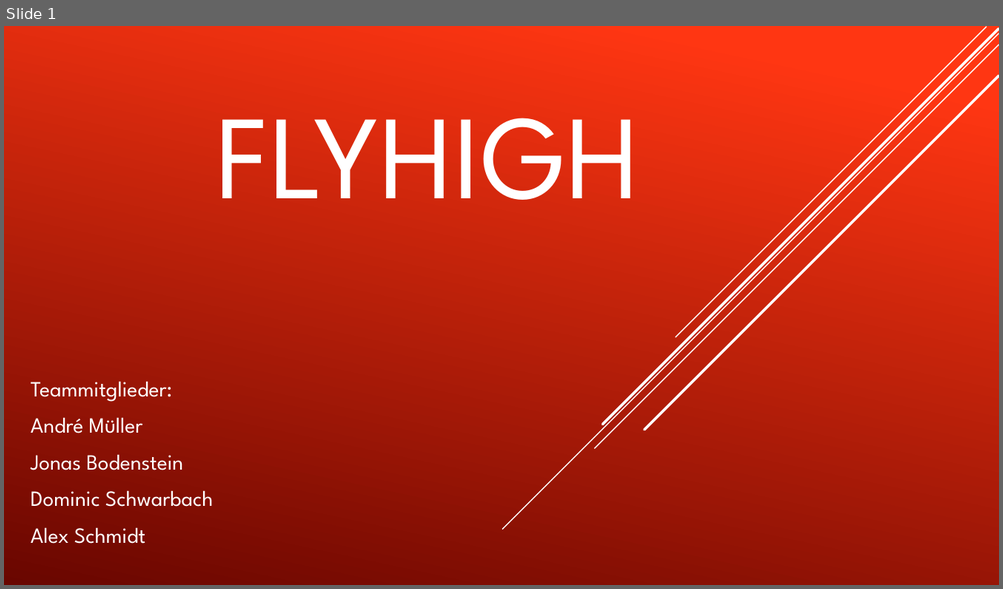
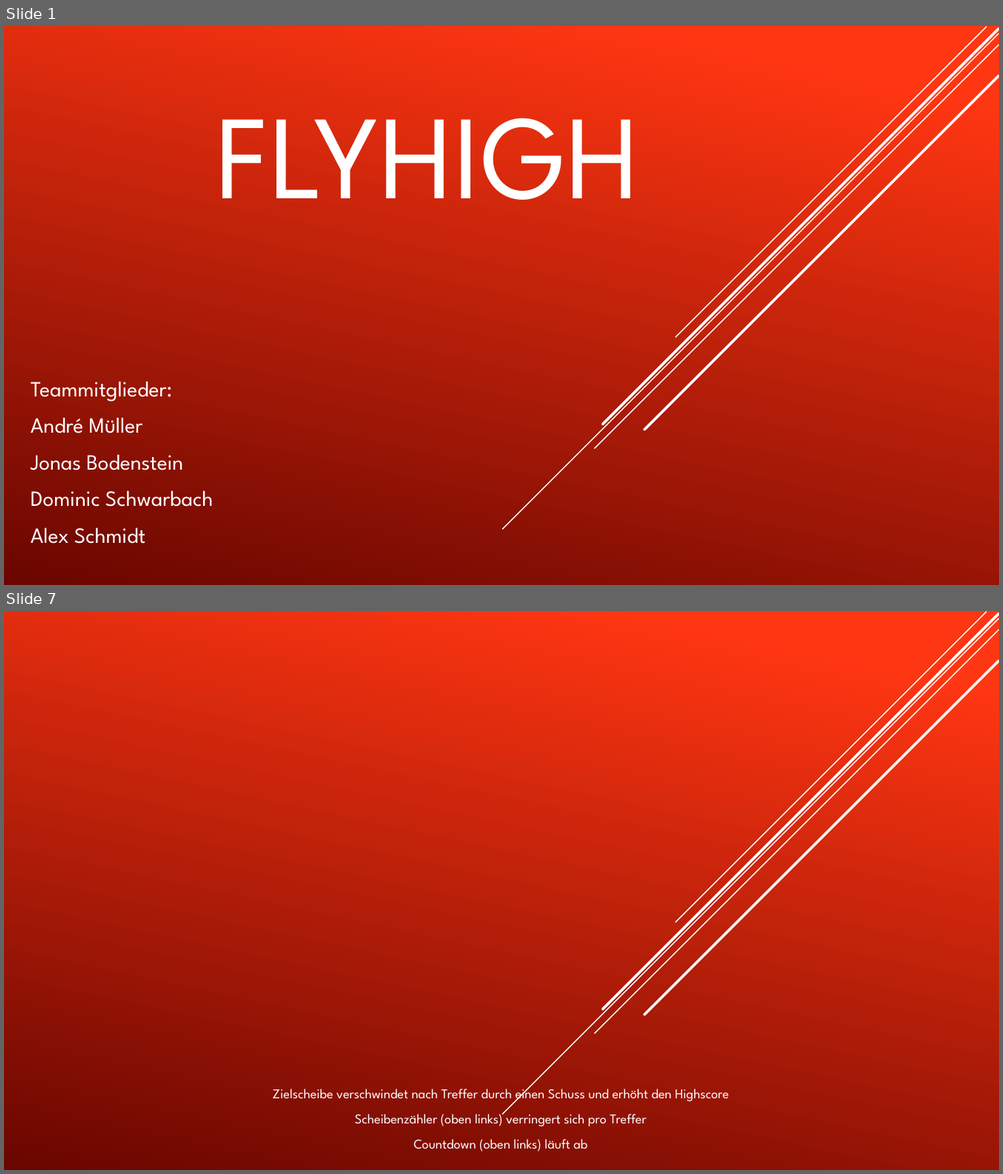
Before and after one commit to BodensteinJonas/GDV-Projekt, a slide deck: Präsi/FlyHigh Abschlusspräsentation.pptx. Shown one above the other, each under a label of ours: slide 1 before the commit, slides 1 and 7 after it; the slides between them are not shown. The pictures are 1003x589 and 1003x1174 pixels, drawn with LibreOffice and Linux fonts; fonts in the diff are those of the drawing. Boxes give left, top, right and bottom in pixels: in the first picture for what was removed or moved away, otherwise in the second. Text is boxed around its words. In the diff, an @@ line names an element or a change of style, - is before the commit and + after.

```diff
--- a/Präsi/FlyHigh Abschlusspräsentation.pptx
+++ b/Präsi/FlyHigh Abschlusspräsentation.pptx
@@ slide 7 added at <box>4,611,999,1170</box>, background gradient #FF3712 to #6A0600; not listed: 5 template elements that a slide beside it also shows @@
@@ subtitle added at <box>273,1085,728,1152</box>, 13 pt, text #FFFFFF @@
+Zielscheibe verschwindet nach Treffer durch einen Schuss und erhöht den Highscore
+Scheibenzähler (oben links) verringert sich pro Treffer
+Countdown (oben links) läuft ab
```
Also in this commit, not shown: 12 other slides added, 1 slide removed, 28 other files.
